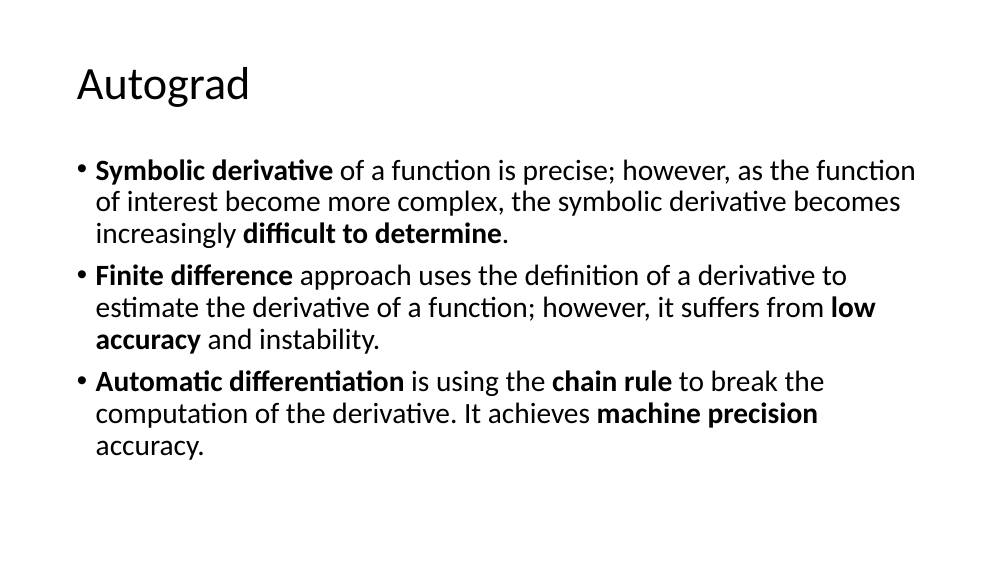
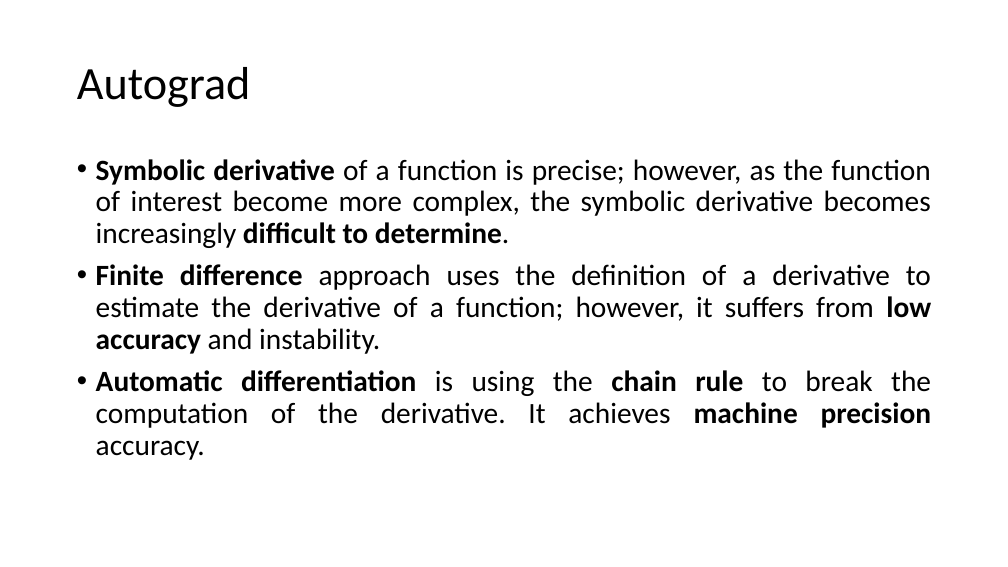
Before and after one commit to MICS-Lab/DeepLearningCourse, a slide deck: slide 5 of Slides_2.pptx. Drawn at 1008x567 pixels with LibreOffice and Linux fonts; fonts in the diff are those of the drawing. Boxes give left, top, right and bottom in pixels: in the first picture for what was removed or moved away, otherwise in the second. Text is boxed around its words. In the diff, an @@ line names an element or a change of style, - is before the commit and + after.

```diff
--- a/Slides_2.pptx
+++ b/Slides_2.pptx
@@ text "Symbolic derivative of a function ..." at (96,159,932,460): alignment left to justified @@
```
Also in this commit, not shown: 4 other slides changed.
